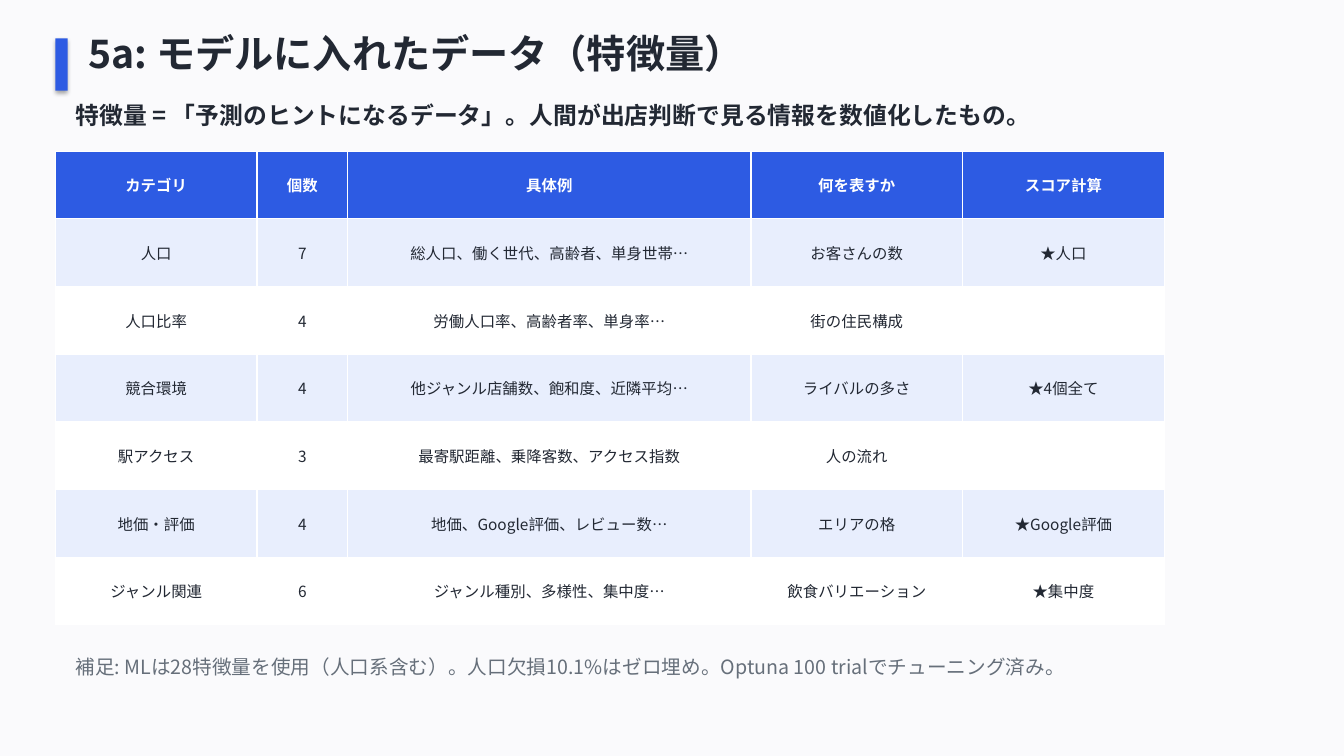
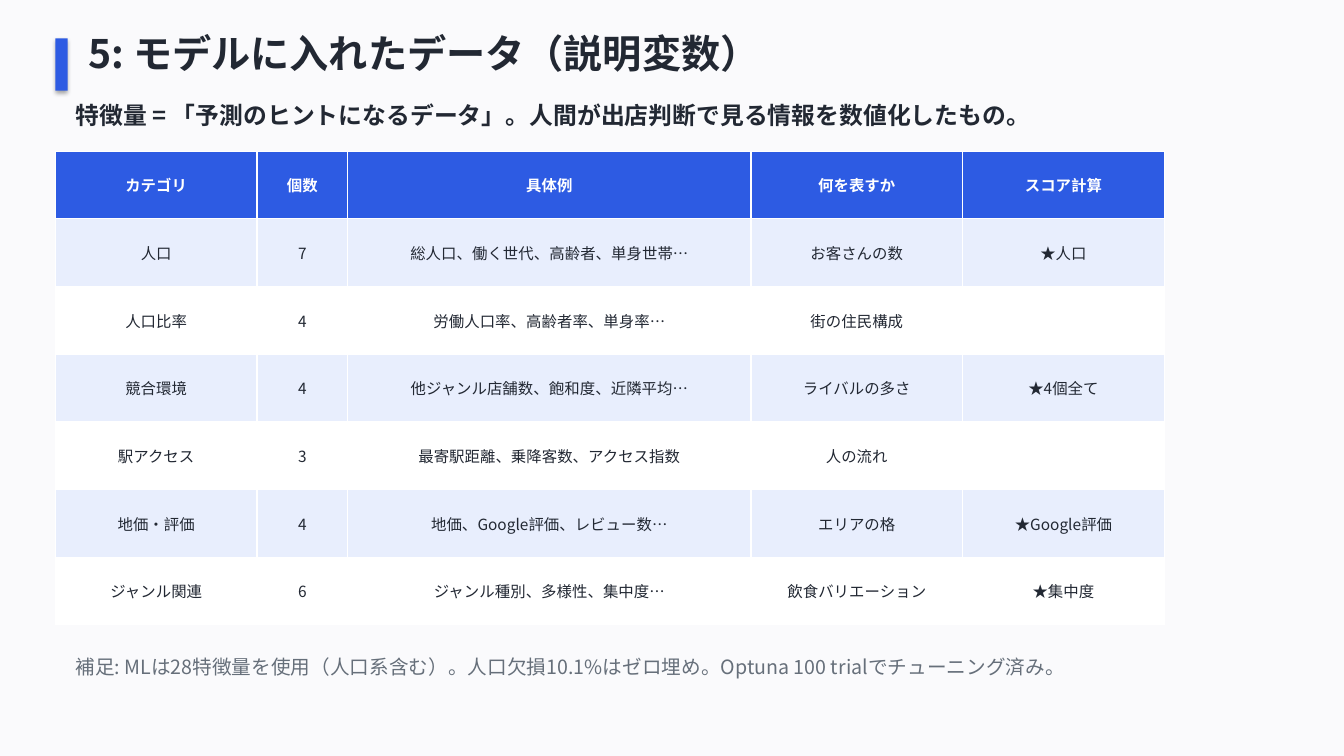
Before and after one commit to HisafumiTakahashi/market_gap_finder, a slide deck: slide 8 of docs/market_gap_finder_presentation.pptx (slide 9 before the commit). Drawn at 1344x756 pixels with LibreOffice and Linux fonts; fonts in the diff are those of the drawing. Boxes give left, top, right and bottom in pixels: in the first picture for what was removed or moved away, otherwise in the second. Text is boxed around its words. In the diff, an @@ line names an element or a change of style, - is before the commit and + after.

```diff
--- a/docs/market_gap_finder_presentation.pptx
+++ b/docs/market_gap_finder_presentation.pptx
@@ text at [88, 34, 759, 72]: text changed @@
-5a: モデルに入れたデータ（特徴量）
+5: モデルに入れたデータ（説明変数）
```
Also in this commit, not shown: 9 other slides changed, 1 slide added, 2 slides removed, 2 other files.
